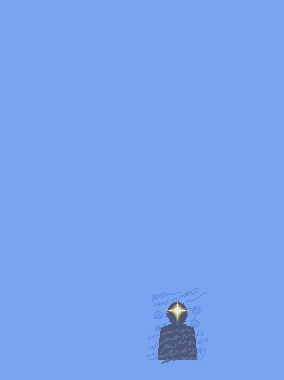
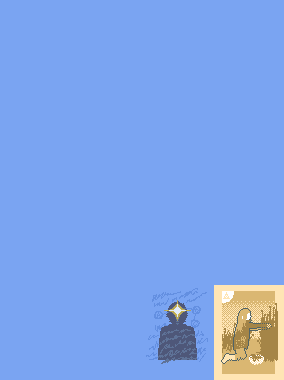
Two versions of the same layered image (284x380). Layer-by-layer changes:
added group "Layer Group copy #3" with 15 layers above "Layer Group #43" over box(214, 285, 284, 380)
added group "Layer Group #45" with 11 layers in group "Layer Group copy #3" over box(214, 285, 284, 380)
added layer "\ #222" in group "Layer Group #45" over box(222, 291, 262, 362)
added layer "\ #221" in group "Layer Group #45" over box(249, 355, 264, 365)
added layer "\ #215" in group "Layer Group #45" over box(257, 303, 278, 362)
added group "Layer Group #46" with 3 layers in group "Layer Group #45" over box(221, 308, 261, 364)
added layer "\ #213" in group "Layer Group #46" over box(221, 308, 261, 364)
added layer "\ #214" in group "Layer Group #46" over box(235, 309, 250, 347)
added layer "\ #212" in group "Layer Group #46" over box(222, 311, 261, 363)
added layer "\ #211" in group "Layer Group #45" over box(222, 323, 254, 353)
added layer "\ #210" in group "Layer Group #45" over box(222, 338, 275, 374)
added layer "\ #217" in group "Layer Group #45" over box(222, 291, 275, 353)
added layer "\ #218" in group "Layer Group #45" over box(214, 285, 284, 380)
added layer "\ #219" in group "Layer Group copy #3" over box(238, 290, 259, 293)
added layer "\ #220" in group "Layer Group copy #3" over box(229, 369, 268, 375)
added layer "Tarots.png #4" in group "Layer Group copy #3" over box(217, 286, 280, 379)
